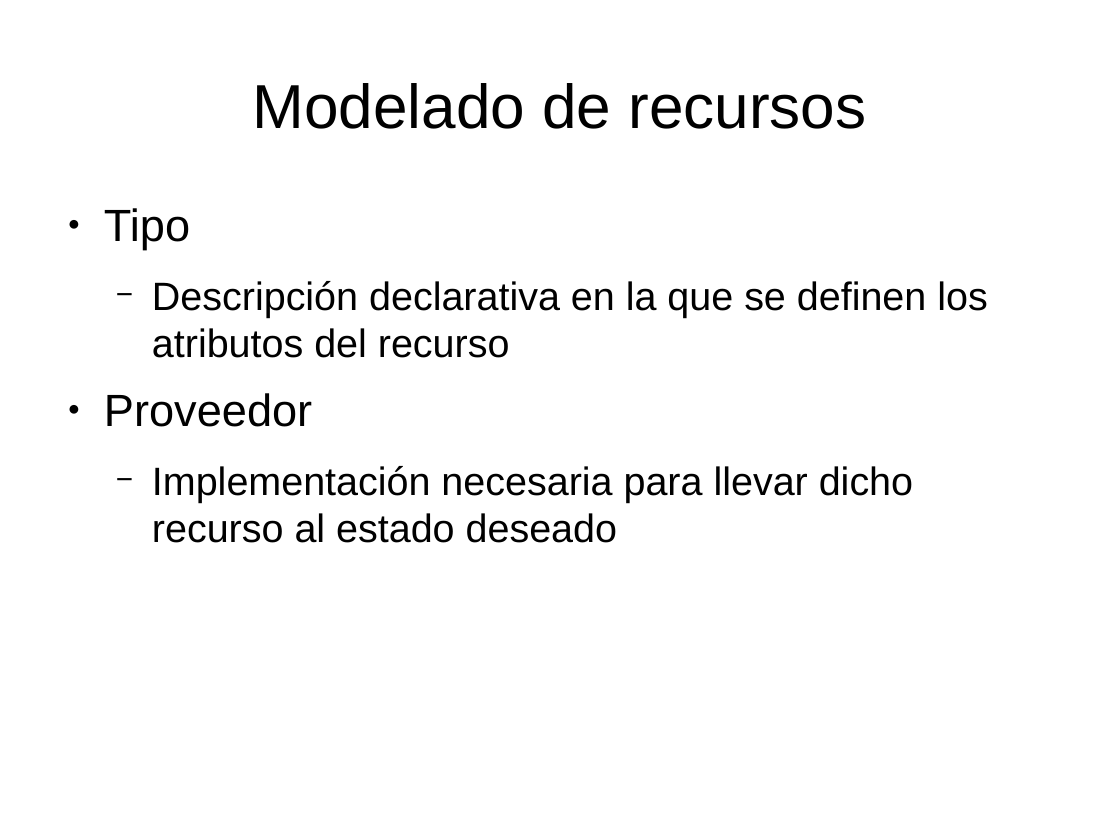
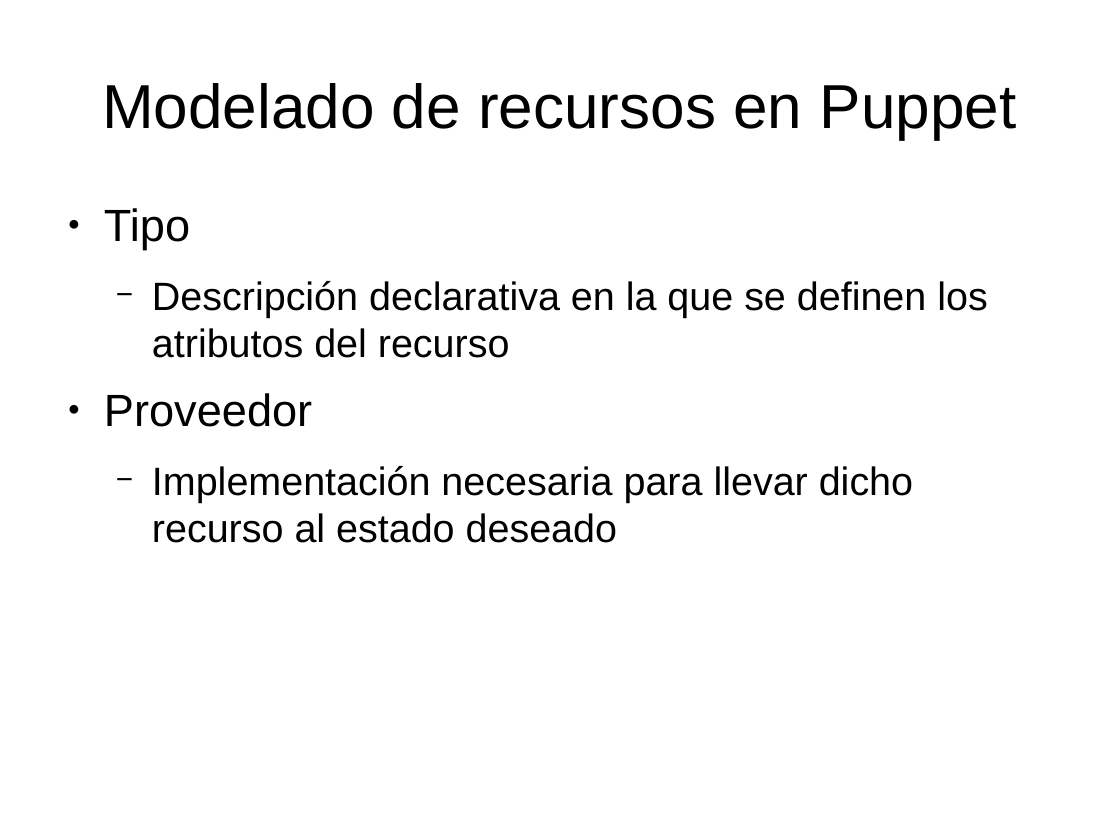
Before and after one commit to dcere/pfc, a slide deck: slide 9 of adm/presentacion/presentacion.odp (slide 11 before the commit). Drawn at 1120x840 pixels with LibreOffice and Linux fonts; fonts in the diff are those of the drawing. Boxes give left, top, right and bottom in pixels: in the first picture for what was removed or moved away, otherwise in the second. Text is boxed around its words. In the diff, an @@ line names an element or a change of style, - is before the commit and + after.

```diff
--- a/adm/presentacion/presentacion.odp
+++ b/adm/presentacion/presentacion.odp
@@ title at (102,83,1017,139): text changed @@
-Modelado de recursos
+Modelado de recursos en Puppet
```
Also in this commit, not shown: 7 other slides changed, 7 slides added, 5 slides removed, 1 other file.
